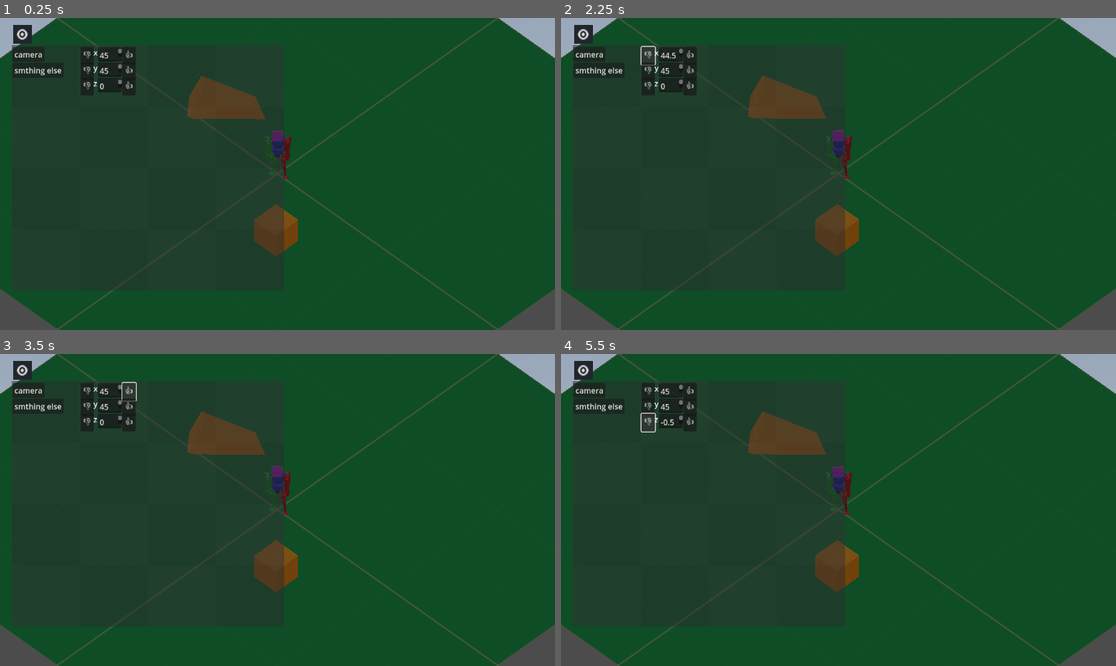
Above: before the commit, frames 1-4 (two rows, left to right).
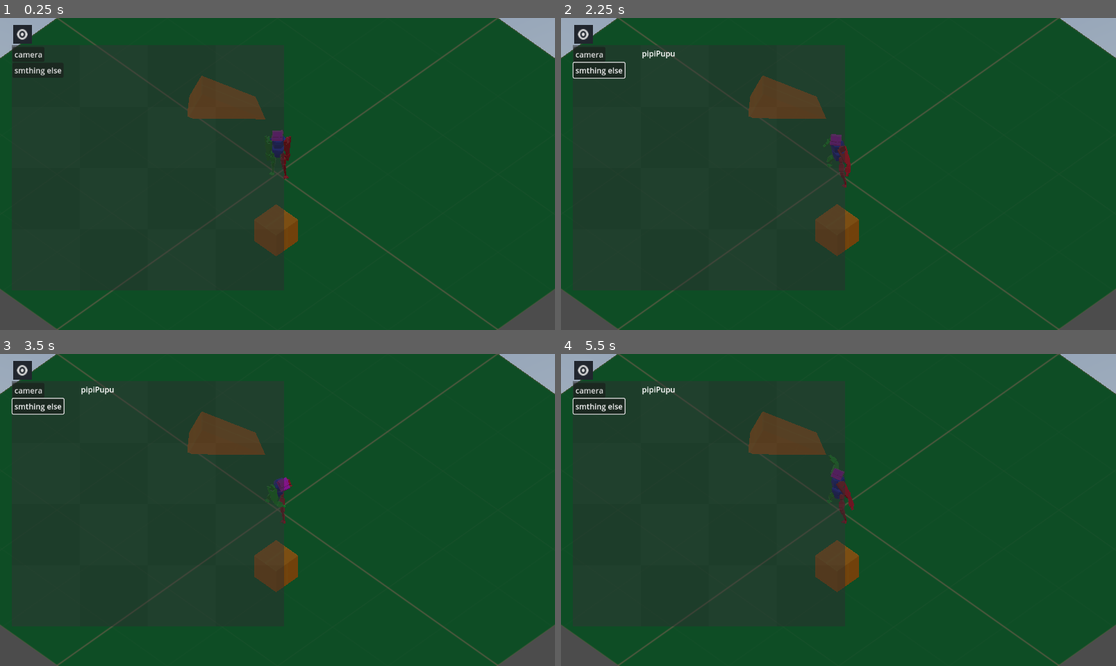
Above: after the commit, the same moments.

Repository: Androx765/Game_dev
Game: Godot game, scene res://scenes/game/game.tscn
The game is run twice, just before and just after one commit, with the same random seed, the same clock (stepped at 60 frames per second) and the same inputs. This scene is started directly instead of the project's main scene. A sky picture missing from this copy of the repository is replaced by a grey-blue gradient.
Inputs (mouse positions are in pixels of both pictures, inside the frame that each line leads up to):
- Up to frame 1 (0.25 s): no input
- Up to frame 2 (2.25 s): click "camera" at 0.5 s; click "smthing else" at 1.25 s; click (649, 55) at 2 s, where only the run before the commit has a clickable "👎"
- Up to frame 3 (3.5 s): click (127, 391) at 2.75 s, where only the run before the commit has a clickable "👍"
- Up to frame 4 (5.5 s): click (649, 407) at 3.5 s, where only the run before the commit has a clickable "👎"; click (688, 407) at 4.25 s, where only the run before the commit has a clickable "👍"; click (649, 422) at 5 s, where only the run before the commit has a clickable "👎"

The runs differ from the first frame. In frame 1, 1.3% of the frame differs, in the area x 14-25%, y 9-25%; in frame 2, 1.7%, in the area x 2-53%, y 8-55%; in frame 3, 1.6%; in frame 4, 1.7%.

Commit message:
switching between submenues

Diff:
--- a/Game/scenes/debug/debug-menu/debug-menu.tscn
+++ b/Game/scenes/debug/debug-menu/debug-menu.tscn
@@ -39,6 +39,7 @@
 text = "camera"
 
 [node name="Camera-debug-menu" parent="menu-visibility/camera" instance=ExtResource("6_78wiu")]
+visible = false
 position = Vector2(102, 0)
 
 [node name="smthing else" type="Button" parent="menu-visibility"]
@@ -48,6 +49,15 @@
 offset_right = 105.0
 offset_bottom = 110.0
 text = "smthing else"
+
+[node name="pipiPupu" type="Label" parent="menu-visibility/smthing else"]
+visible = false
+layout_mode = 0
+offset_left = 142.0
+offset_top = -31.0
+offset_right = 211.0
+offset_bottom = -8.0
+text = "pipiPupu"
 
 [node name="MenuBar" type="MenuBar" parent="menu-visibility"]
 visible = false
--- a/Game/scenes/debug/debug-menu/debug-menu_srcipt.gd
+++ b/Game/scenes/debug/debug-menu/debug-menu_srcipt.gd
@@ -34,9 +34,19 @@
 
 func _on_camera_pressed():
 	current_menu = "camera"
+	_hide_submenus()
+	$"camera/Camera-debug-menu".visible = true
 	pass # Replace with function body.
 
+func _on_smthing_else_pressed():
+	_hide_submenus()
+	current_menu = "smthing_else_pressed"
+	$"smthing else/pipiPupu".visible = true
+	pass # Replace with function body.
 
-func _on_smthing_else_pressed():
-	current_menu = "smthing_else_pressed"
-	pass # Replace with function body.
+func _hide_submenus():
+	var mainCategories = self.get_children()
+	for category in mainCategories:
+		for submenu in category.get_children():
+			submenu.visible = false
+	pass
